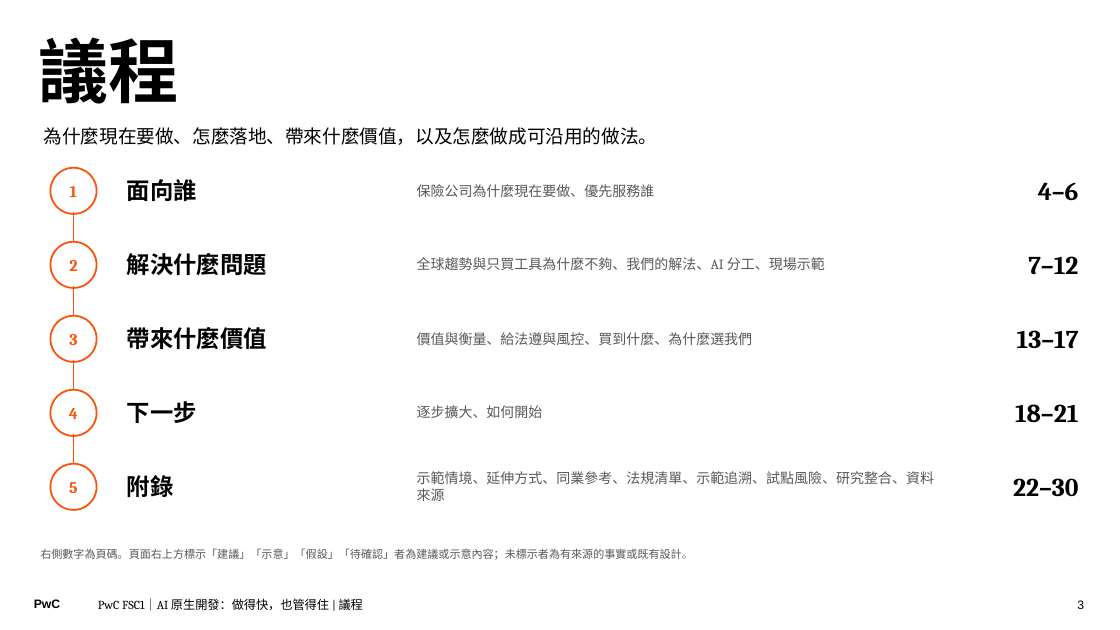
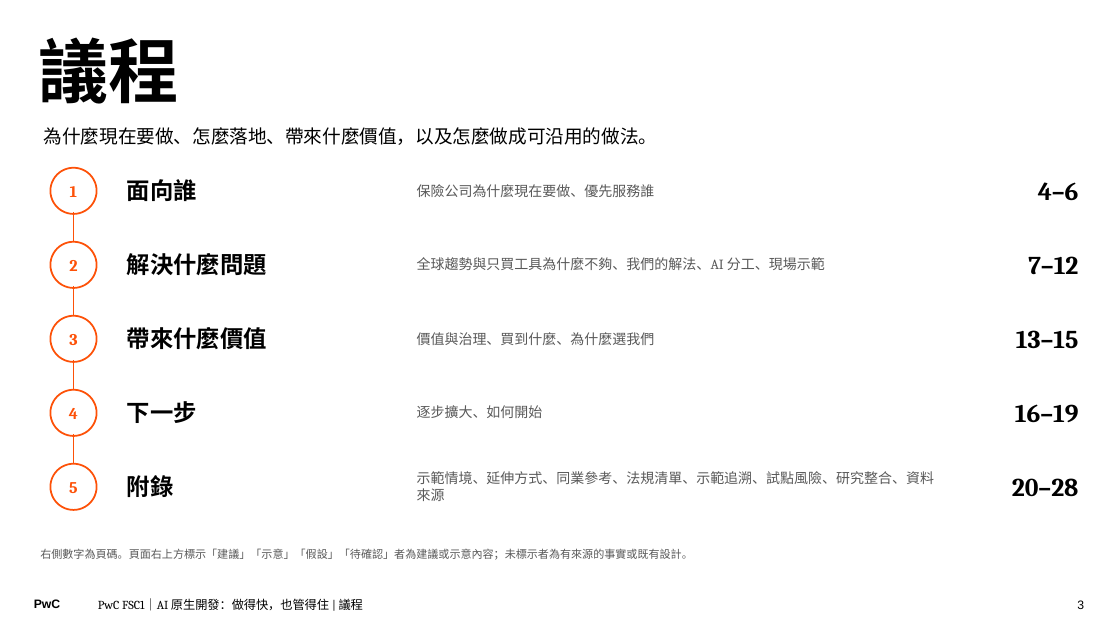
Before and after one commit to Robshao/PwC_FSC1, a slide deck: slide 3 of research/ai-native-sdlc/AI原生開發_做得快也管得住_合夥人審閱版.pptx. Drawn at 1120x630 pixels with LibreOffice and Linux fonts; fonts in the diff are those of the drawing. Boxes give left, top, right and bottom in pixels: in the first picture for what was removed or moved away, otherwise in the second. Text is boxed around its words. In the diff, an @@ line names an element or a change of style, - is before the commit and + after.

```diff
--- a/research/ai-native-sdlc/AI原生開發_做得快也管得住_合夥人審閱版.pptx
+++ b/research/ai-native-sdlc/AI原生開發_做得快也管得住_合夥人審閱版.pptx
@@ text at [417, 332, 655, 345]: text changed @@
-價值與衡量、給法遵與風控、買到什麼、為什麼選我們
+價值與治理、買到什麼、為什麼選我們
@@ text at [1016, 330, 1079, 349]: text changed @@
-13–17
+13–15
@@ text at [1015, 404, 1079, 423]: text changed @@
-18–21
+16–19
@@ text at [1012, 478, 1079, 497]: text changed @@
-22–30
+20–28
```
Also in this commit, not shown: 9 other slides changed, 2 slides removed, 8 other files.
